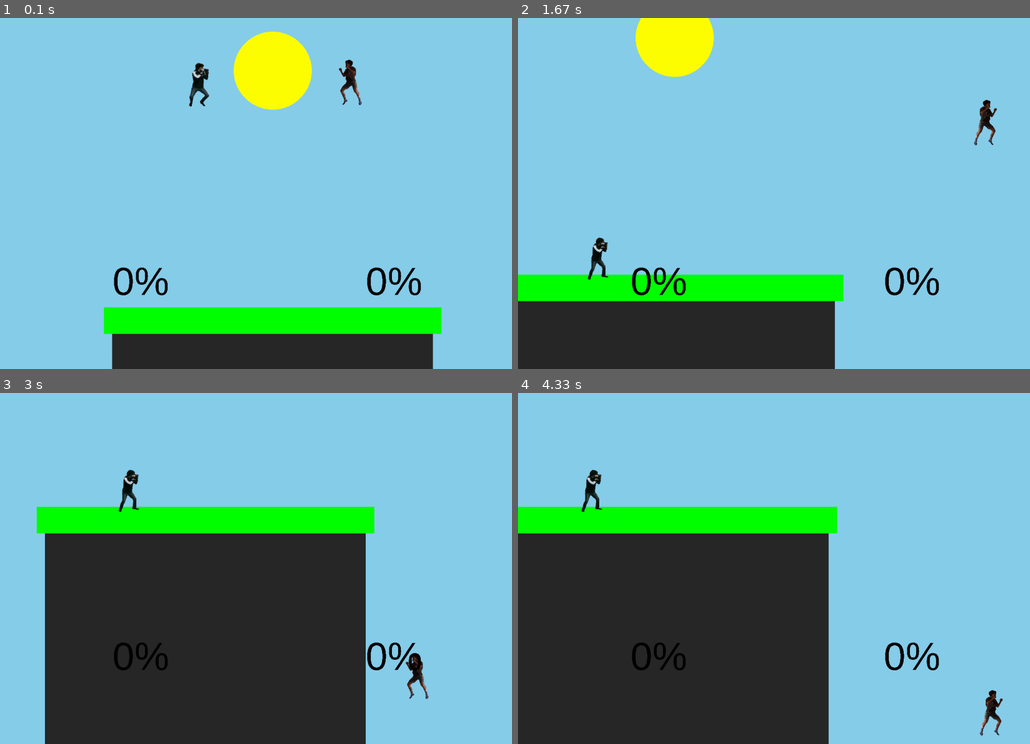
Above: before the commit, frames 1-4 (two rows, left to right).
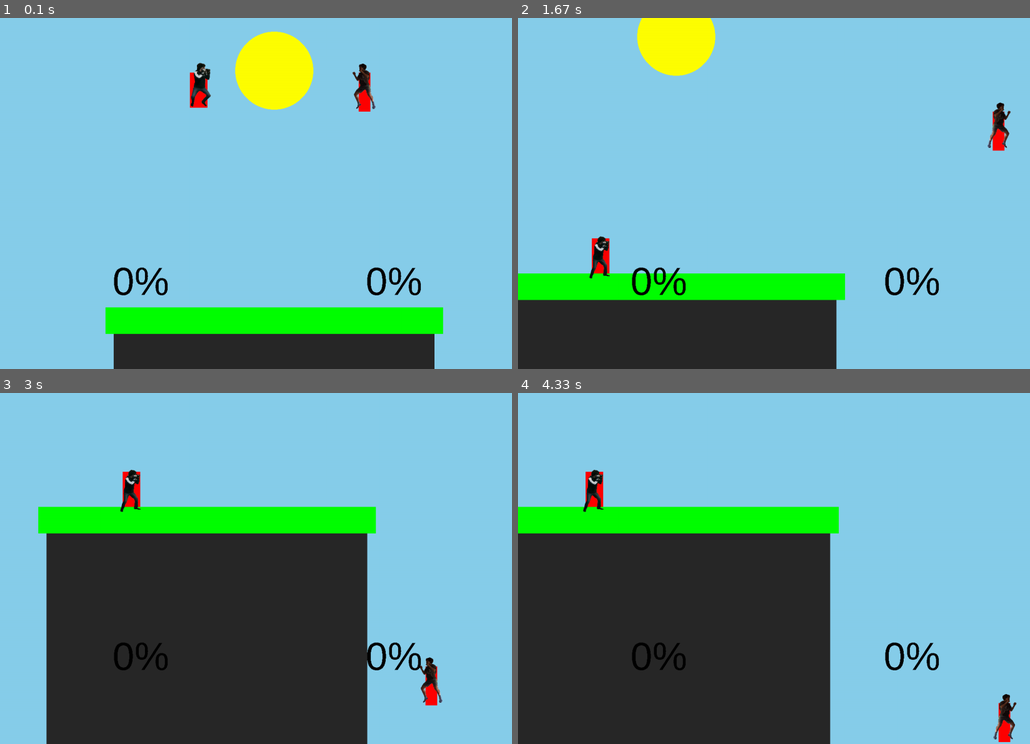
Above: after the commit, the same moments.

Repository: Isaac-Muscat/Pygame-Smash-Bros-Platformer
Game: pygame game, started from src/main.py
Two runs of this game, one before a commit and one after it. Both use one fixed random seed, a clock stepped at 60 frames per second and the inputs below.
Inputs:
- Up to frame 1 (0.1 s): no input
- Up to frame 2 (1.67 s): hold Right 0.33-0.8 s; hold Up 0.83-1.13 s; hold Right 1.17-1.63 s
- Up to frame 3 (3 s): hold Left 1.67-2.2 s; hold Down 2.23-2.53 s; hold Left 2.57-2.97 s
- Up to frame 4 (4.33 s): hold Up 3-3.37 s; hold Right 3.4-4.03 s; hold Down from 4.07 s (still down)

The runs differ from the first frame. In frame 1, 1.2% of the frame differs, in the area x 20-87%, y 3-100%; in frame 2, 1.7%, in the area x 0-97%, y 0-100%; in frame 3, 1.4%; in frame 4, 1.1%.

Commit message:
newest build with my imports

Diff:
--- a/src/gameobjects/obstacles/platform.py
+++ b/src/gameobjects/obstacles/platform.py
@@ -1,4 +1,4 @@
-from obstacles import Obstacle
+from gameobjects.obstacles.obstacles import Obstacle
 
 
 class Platform(Obstacle):
--- a/src/gameobjects/players/isaac.py
+++ b/src/gameobjects/players/isaac.py
@@ -6,13 +6,13 @@
 
 class Isaac(Player):
     def __init__(self, x, y, key_bindings, **settings):
-        settings['width']=45
-        settings['height']=90
+        settings['width']=30
+        settings['height']=100
         super().__init__(x, y, key_bindings, **settings)
-        self.sprites = {'jump':pygame.image.load("sprites/Isaac/I_jump.png"),
-                        'walk':[pygame.image.load("sprites/Isaac/I_walk.png"), pygame.image.load("sprites/Isaac/I_stand.png")],
-                        'stand':pygame.image.load("sprites/Isaac/I_stand.png"),
-                        'forward_tilt':pygame.image.load("sprites/Isaac/I_latk.png")}
+        self.sprites = {'jump':pygame.image.load("gameobjects/players/sprites/Isaac/I_jump.png"),
+                        'walk':[pygame.image.load("gameobjects/players/sprites/Isaac/I_walk.png"), pygame.image.load("gameobjects/players/sprites/Isaac/I_stand.png")],
+                        'stand':pygame.image.load("gameobjects/players/sprites/Isaac/I_stand.png"),
+                        'forward_tilt':pygame.image.load("gameobjects/players/sprites/Isaac/I_latk.png")}
 
         self.frame_count = 0
         self.time_between_frames = 10
@@ -78,23 +78,24 @@
     def draw(self, screen):
         if s.DEBUG: self.collider.draw_collider(screen, s.RED)
         if self.attack_collider is not None:
-            self.image = self.sprites['forward_tilt']
+            self.image = pygame.transform.scale(self.sprites['forward_tilt'], (70, 140))
 
         # In the air
         elif not self.grounded_on:
             self.image = self.sprites['jump']
+            self.image = pygame.transform.scale(self.image, (70, 140))
         # Walking
         elif round(self.velocity.x, 1) != 0:
             self.image = self.sprites['walk'][self.frame_count//self.time_between_frames]
+            self.image = pygame.transform.scale(self.image, (70, 140))
             self.frame_count += 1
             if self.frame_count >= self.time_between_frames*len(self.sprites['walk']):
                 self.frame_count = 0
         # Stationary
         else:
             self.image = self.sprites['stand']
-
-        self.image = pygame.transform.scale(self.image, (70, 140))
+            self.image = pygame.transform.scale(self.image, (70, 140))
         # Change direction of sprites
         if self.direction_facing == -1:
             self.image = pygame.transform.flip(self.image, True, False)
-        screen.blit(self.image, [self.position.x-51, self.position.y-35])
+        screen.blit(self.image, [self.position.x-20, self.position.y-25])
--- a/src/gameobjects/players/jonah.py
+++ b/src/gameobjects/players/jonah.py
@@ -10,10 +10,10 @@
         settings['width']=45
         settings['height']=90
         super().__init__(x, y, key_bindings, **settings)
-        self.sprites = {'jump':pygame.image.load("sprites/Jonah/jump1.png"),
-                        'walk':[pygame.image.load("sprites/Jonah/walk2.png"), pygame.image.load("sprites/Jonah/stand1.png")],
-                        'stand':pygame.image.load("sprites/Jonah/stand1.png"),
-                        'forward_tilt':pygame.image.load("sprites/Jonah/normalAttacks/forward_tilt.png")}
+        self.sprites = {'jump':pygame.image.load("gameobjects/players/sprites/Jonah/jump1.png"),
+                        'walk':[pygame.image.load("gameobjects/players/sprites/Jonah/walk2.png"), pygame.image.load("gameobjects/players/sprites/Jonah/stand1.png")],
+                        'stand':pygame.image.load("gameobjects/players/sprites/Jonah/stand1.png"),
+                        'forward_tilt':pygame.image.load("gameobjects/players/sprites/Jonah/normalAttacks/forward_tilt.png")}
 
         self.frame_count = 0
         self.time_between_frames = 10
--- a/src/physics/collider2.py
+++ b/src/physics/collider2.py
@@ -1,5 +1,5 @@
-from vector2 import Vector2
-import vector2 as vec
+from physics.vector2 import Vector2
+import physics.vector2 as vec
 import pygame
 
 
--- a/src/physics/rigidbody.py
+++ b/src/physics/rigidbody.py
@@ -1,5 +1,5 @@
-import vector2 as vec
-from vector2 import Vector2
+import physics.vector2 as vec
+from physics.vector2 import Vector2
 
 
 class Rigidbody(object):
--- a/src/physics/vector2.py
+++ b/src/physics/vector2.py
@@ -1,12 +1,13 @@
 import math
 
+
 class Vector2(object):
-    def __init__(self, x=0, y=0) -> object:
+    def __init__(self, x=0, y=0):
         self.x = x
         self.y = y
 
     def mag(self):
-        return math.sqrt(self.x**2+self.y**2)
+        return math.sqrt(self.x ** 2 + self.y ** 2)
 
     def add(self, v2):
         self.x += v2.x
@@ -21,8 +22,8 @@
         self.y *= s1
 
     def divide(self, s1):
-        self.x /=s1
-        self.y /=s1
+        self.x /= s1
+        self.y /= s1
 
     def normalize(self):
         mag = self.mag()
@@ -36,31 +37,40 @@
     def clone(self):
         return Vector2(self.x, self.y)
 
+
 def clamp_vector(vector, max_x, min_x, max_y, min_y):
     vector.x = clamp(vector.x, min_x, max_x)
     vector.y = clamp(vector.y, min_y, max_y)
 
+
 def clamp(num, min_value, max_value):
-   return max(min(num, max_value), min_value)
+    return max(min(num, max_value), min_value)
 
-#OPTIMIZATION - sqrt is expensive
+
+# OPTIMIZATION - sqrt is expensive
 def dist_no_sqrt(v1, v2):
-    return (v1.x-v2.x)**2+(v1.y-v2.y)**2
+    return (v1.x - v2.x) ** 2 + (v1.y - v2.y) ** 2
+
 
 def dist(v1, v2):
-    return math.sqrt((v1.x-v2.x)**2+(v1.y-v2.y)**2)
+    return math.sqrt((v1.x - v2.x) ** 2 + (v1.y - v2.y) ** 2)
+
 
 def add(v1, v2):
-    return Vector2(v1.x+v2.x, v1.y+v2.y)
+    return Vector2(v1.x + v2.x, v1.y + v2.y)
+
 
 def subtract(v1, v2):
     return Vector2(v1.x - v2.x, v1.y - v2.y)
 
+
 def divide(v1, s1):
-    return Vector2(v1.x/s1, v1.y/s1)
+    return Vector2(v1.x / s1, v1.y / s1)
+
 
 def multiply(v1, s1):
-    return Vector2(v1.x*s1, v1.y*s1)
+    return Vector2(v1.x * s1, v1.y * s1)
+
 
 def normalize(v1):
     if v1.mag() > 0:
--- a/src/scenes.py
+++ b/src/scenes.py
@@ -130,7 +130,7 @@
                     force.x *= player.direction_facing
                     player_2.add_force(force)
                     player_2.damage_percentage += player.attack_collider.percent_damage
-                    player_2.frames_in_tumble = player.attack_collider.stun_duration
+                    player_2.frames_in_tumble = player.attack_collider.stun_duration+s.FPS*player_2.damage_percentage/2
                     attack.set_active(False)
                     # Move attacking player to end of list for drawing overtop other player
                     self.players.append(self.players.pop(self.players.index(player)))
--- a/src/settings.py
+++ b/src/settings.py
@@ -2,7 +2,7 @@
 
 # Variables
 
-DEBUG = False
+DEBUG = True
 FPS = 60
 
 # screen size
Renamed: sprites/Isaac/I_jump.png -> src/gameobjects/players/sprites/Isaac/I_jump.png
Renamed: sprites/Isaac/I_latk.png -> src/gameobjects/players/sprites/Isaac/I_latk.png
Renamed: sprites/Isaac/I_stand.png -> src/gameobjects/players/sprites/Isaac/I_stand.png
Renamed: sprites/Isaac/I_walk.png -> src/gameobjects/players/sprites/Isaac/I_walk.png
Renamed: sprites/Jonah/jump1.png -> src/gameobjects/players/sprites/Jonah/jump1.png
Renamed: sprites/Jonah/normalAttacks/forward_tilt.png -> src/gameobjects/players/sprites/Jonah/normalAttacks/forward_tilt.png
Renamed: sprites/Jonah/stand1.png -> src/gameobjects/players/sprites/Jonah/stand1.png
Renamed: sprites/Jonah/walk1.png -> src/gameobjects/players/sprites/Jonah/walk1.png
Renamed: sprites/Jonah/walk2.png -> src/gameobjects/players/sprites/Jonah/walk2.png
Renamed: sprites/Jonah/walk3.png -> src/gameobjects/players/sprites/Jonah/walk3.png
